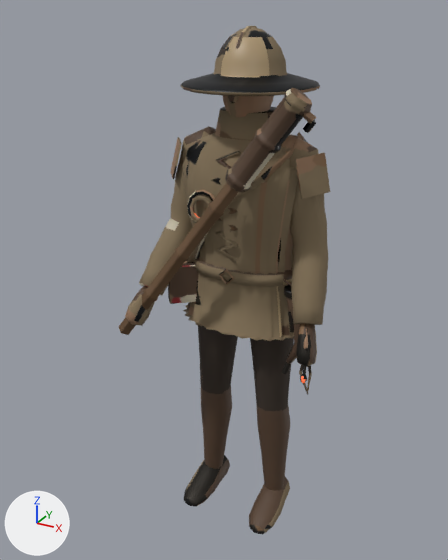
A saved change to the glTF model Assets/Models/ArtBible/Enemies/Late/Handgunner/glTF/Handgunner.gltf.
Both versions are drawn from a camera (50 mm lens) standing at (0.897, -1.792, 1.83) and looking at (-0.065, -0.044, 0.956). Arrows for +X, +Y and +Z are at lower left; the lights stay in place. The first picture is the older version. Vertices at exactly the same position are counted once.

The older version as bpy lines, for what is in view:
```python
me_handgunner = bpy.data.meshes.new('Handgunner')
me_handgunner.from_pydata(...)  # 3225 vertices, 6306 faces; spans x -0.36..0.34, y -0.32..0.23, z 0.0..1.78
me_handgunner.materials.append(mat_handgunner)
ob_handgunner = bpy.data.objects.new('Handgunner', me_handgunner)
ob_handgunner.location = (0.0, 0.0, 0.0)
```
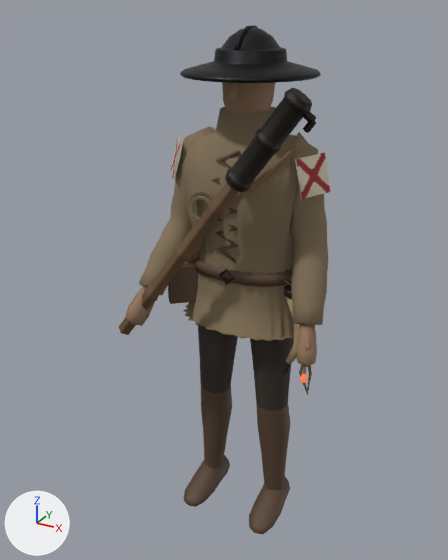
What the commit changed:
me_handgunner is used by ob_handgunner; location (0.0, 0.0, 0.0).
me_handgunner had 3225 vertices, 6306 faces and spanned x -0.36..0.34, y -0.32..0.23, z 0.0..1.78.
me_handgunner now has 3269 vertices, 6394 faces and spans x -0.36..0.34, y -0.32..0.23, z 0.0..1.78.
me_handgunner part 1: 161 vertices moved from x -0.21..0.21, y -0.21..0.23, z 1.6..1.76 to x -0.21..0.21, y -0.21..0.23, z 1.64..1.76; 104 vertices removed from x -0.21..0.21, y -0.21..0.22, z 1.6..1.75; 148 vertices added at x -0.21..0.21, y -0.16..0.17, z 1.64..1.77.
me_handgunner part 2: 4639 kept faces spanning x -0.36..0.34, y -0.32..0.23, z 0.0..1.78 get new texture (UV) coordinates.

Location of each change, [x1, y1, x2, y2] in pixels of the pictures (448 x 560 px; the box of a moved part takes in the faces that stretch with it):
'Handgunner', reshaped
    before: [119, 26, 330, 534]
    after: [119, 25, 330, 534]
part 1 of me_handgunner, moved or reshaped
    before: [181, 32, 320, 96]
    after: [180, 26, 321, 83]
part 2 of me_handgunner, surface changed
    both: [127, 26, 330, 534]
